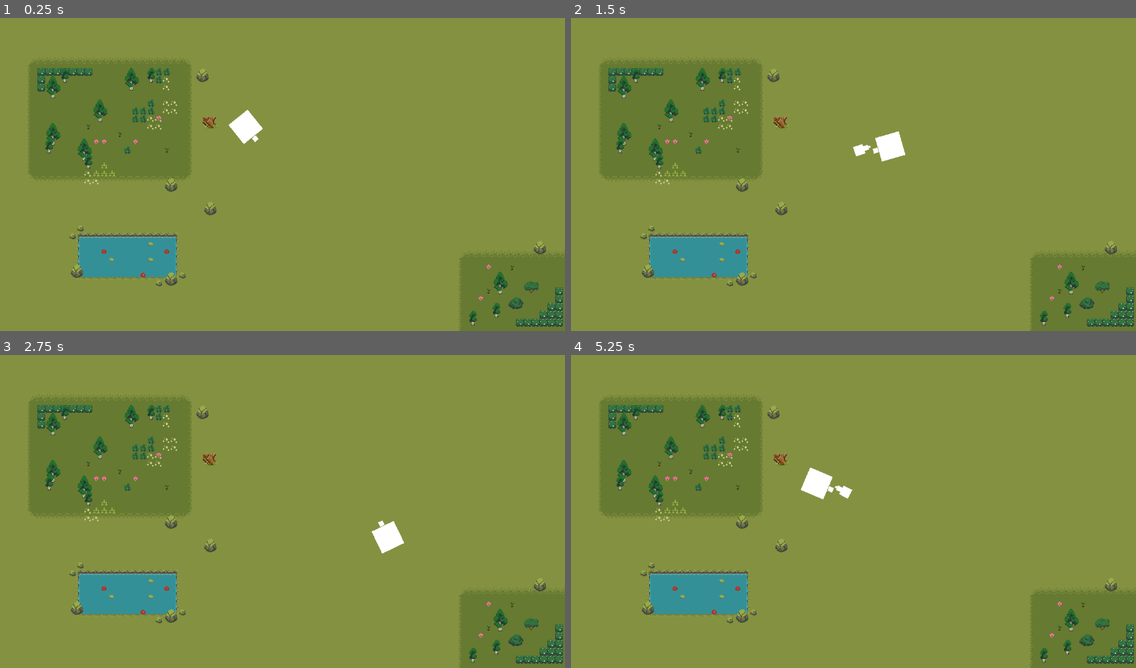
Above: before the commit, frames 1-4 (two rows, left to right).
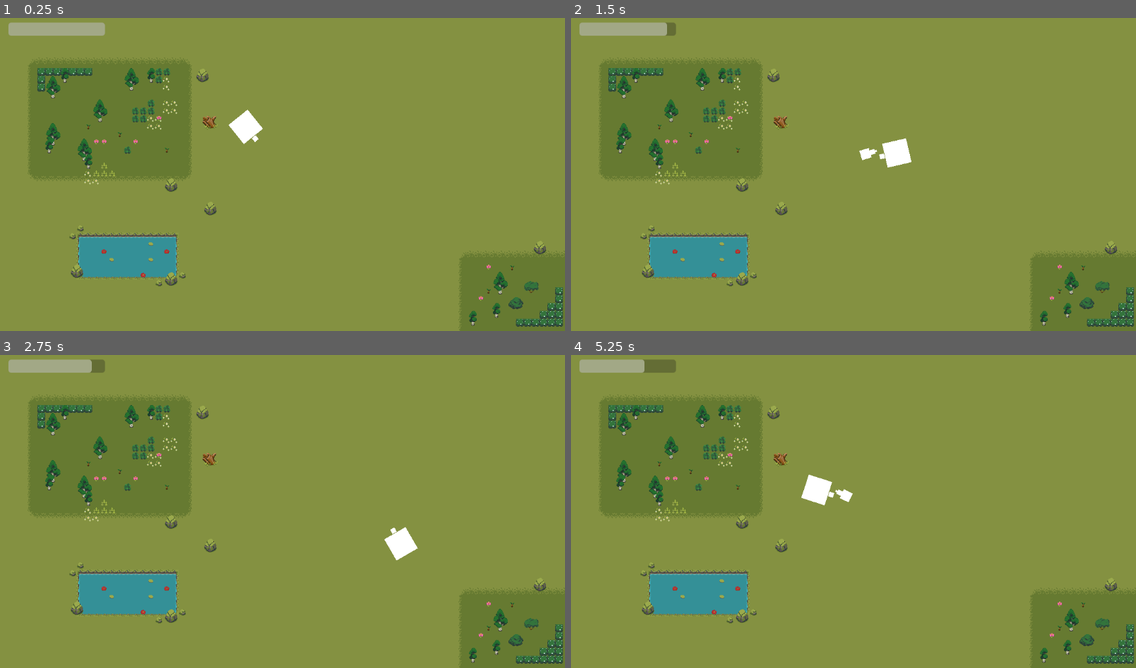
Above: after the commit, the same moments.

Repository: jillianbartz/ATLS4140_Shooter
Game: Godot game, scene res://main.tscn
Two runs of this game, one before a commit and one after it. Both use one fixed random seed, a clock stepped at 60 frames per second and the inputs below.
Inputs (mouse positions are in pixels of both pictures, inside the frame that each line leads up to):
- Up to frame 1 (0.25 s): no input
- Up to frame 2 (1.5 s): tap Enter at 0.5 s; move the mouse to (977, 155) at 0.52 s; hold D (move_right) 0.53-1.28 s; tap Shift (dash, bound only after the commit) at 0.6, 1.35 s; click (977, 155) at 0.67 s; move the mouse to (740, 187) at 1.27 s; hold S (move_down) from 1.28 s (still down); click (740, 187) at 1.42 s
- Up to frame 3 (2.75 s): move the mouse to (339, 439) at 2.02 s; release S (move_down) at 2.03 s; hold D (move_right) from 2.03 s (still down); tap Shift (dash, bound only after the commit) at 2.1 s; click (339, 439) at 2.17 s
- Up to frame 4 (5.25 s): move the mouse to (825, 574) at 2.77 s; release D (move_right) at 2.78 s; hold W (move_up) 2.78-3.53 s; tap Shift (dash, bound only after the commit) every 0.75 s from 2.85 to 5.1 s; click (825, 574) at 2.92 s; move the mouse to (1023, 558) at 3.52 s; hold A (move_left) 3.53-5.03 s; click (1023, 558) at 3.67 s; move the mouse to (684, 461) at 4.27 s; click (684, 461) at 4.42 s; move the mouse to (881, 508) at 5.02 s; hold S (move_down) from 5.03 s (still down); click (881, 508) at 5.17 s

The runs differ from the first frame. In frame 1, 0.7% of the frame differs, in the area x 1-19%, y 1-6%; in frame 2, 1.2%; in frame 3, 1.2%, in the area x 1-74%, y 1-66%; in frame 4, 1.1%.

Commit message:
bare add of new features

Diff:
--- a/atls4140-shooter/actors/player/player.gd
+++ b/atls4140-shooter/actors/player/player.gd
@@ -3,18 +3,35 @@
 @export var projectile_scene: Resource
 @export var move_speed: float = 200.0
 
-var timeToaddDestination: float
+var hold: bool = false
+var holdAmount: float = 0.0
+var sprint: bool = false
 
 func _input(event):
 	if (event is InputEventMouseButton):
 		# Only shoot on left click pressed down
 		if (event.button_index == 1 and event.is_pressed()):
+			holdAmount = 0
+			hold = true
 			var new_projectile = projectile_scene.instantiate()
 			get_parent().add_child(new_projectile)
-
 			var projectile_forward = Vector2.from_angle(rotation)
 			new_projectile.fire(projectile_forward, 1000.0)
 			new_projectile.position = $ProjectileRefPoint.global_position
+		if(event.is_released()):
+			hold = false
+
+func _process(delta):
+	if(hold == true):
+		holdAmount += delta
+		if(holdAmount >= .6):
+			await get_tree().create_timer(.3).timeout
+			var new_projectile = projectile_scene.instantiate()
+			get_parent().add_child(new_projectile)
+			var projectile_forward = Vector2.from_angle(rotation)
+			new_projectile.fire(projectile_forward, 3000.0)
+			new_projectile.position = $ProjectileRefPoint.global_position
+			hold = false
 
 func _physics_process(delta):
 	look_at(get_viewport().get_mouse_position())
@@ -23,8 +40,19 @@
 		"move_right", \
 		"move_up", \
 		"move_down") * move_speed
+	var newSprint = velocity
+	if(sprint):
+		velocity = newSprint * 2
+	else:
+		velocity = newSprint
 	move_and_slide()
 
-func _process(delta):
-	if(Input.is_mouse_button_pressed(MOUSE_BUTTON_LEFT)):
-		print("press")
+
+func _on_progress_bar_stamina_empty(value: Variant) -> void:
+	if(!value):
+		print("false")
+		sprint = false
+
+	if(value):
+		sprint = true
+		print("true")
--- a/atls4140-shooter/main.tscn
+++ b/atls4140-shooter/main.tscn
@@ -9,6 +9,7 @@
 [ext_resource type="PackedScene" uid="uid://hjoiqli2jugf" path="res://actors/player/player.tscn" id="4_r3r8r"]
 [ext_resource type="Texture2D" uid="uid://dgepyxg6guyue" path="res://Forest BETA V3/Settlement.png" id="7_dxasj"]
 [ext_resource type="Texture2D" uid="uid://cot0fj85tj7gv" path="res://Forest BETA V3/Trees.png" id="8_ecc4j"]
+[ext_resource type="Script" path="res://progress_bar.gd" id="10_5dxb8"]
 
 [sub_resource type="TileSetAtlasSource" id="TileSetAtlasSource_dtu5j"]
 texture = ExtResource("2_4g2u0")
@@ -9216,3 +9217,15 @@
 z_index = 1
 position = Vector2(501, 231)
 collision_mask = 2
+
+[node name="ProgressBar" type="ProgressBar" parent="."]
+offset_left = 17.0
+offset_top = 18.0
+offset_right = 214.0
+offset_bottom = 45.0
+max_value = 1.7
+value = 1.7
+show_percentage = false
+script = ExtResource("10_5dxb8")
+
+[connection signal="stamina_empty" from="ProgressBar" to="Player2" method="_on_progress_bar_stamina_empty"]
--- /dev/null
+++ b/atls4140-shooter/progress_bar.gd
@@ -0,0 +1,35 @@
+extends ProgressBar
+
+var dash: bool = false
+var dashAmount: float = 0.0
+var canRegen: bool = false
+
+signal stamina_empty(value)
+
+# Called when the node enters the scene tree for the first time.
+func _ready() -> void:
+	pass # Replace with function body.
+
+
+# Called every frame. 'delta' is the elapsed time since the previous frame.
+func _process(delta: float) -> void:
+	if(Input.is_action_just_pressed("dash")):
+		dash = true
+	if(Input.is_action_just_released("dash")):
+		dash = false
+	if(dash):
+		if(value <= 0):
+			stamina_empty.emit(false)
+			await get_tree().create_timer(5).timeout
+			canRegen = true
+		else:
+			canRegen = false
+			value -= delta
+			stamina_empty.emit(true)
+	elif(canRegen):
+		if(value <= max_value):
+			value += delta
+		else:
+			canRegen = false
+	else:
+		stamina_empty.emit(false)
--- a/atls4140-shooter/project.godot
+++ b/atls4140-shooter/project.godot
@@ -41,6 +41,11 @@
 "events": [Object(InputEventKey,"resource_local_to_scene":false,"resource_name":"","device":-1,"window_id":0,"alt_press …(192 unchanged characters)…
 ]
 }
+dash={
+"deadzone": 0.5,
+"events": [Object(InputEventKey,"resource_local_to_scene":false,"resource_name":"","device":-1,"window_id":0,"alt_pressed":false,"shift_pressed":false,"ctrl_pressed":false,"meta_pressed":false,"pressed":false,"keycode":0,"physical_keycode":4194325,"key_label":0,"unicode":0,"location":0,"echo":false,"script":null)
+]
+}
 
 [rendering]
 
Not shown: 1 places in atls4140-shooter/main.tscn that only renumber resources
